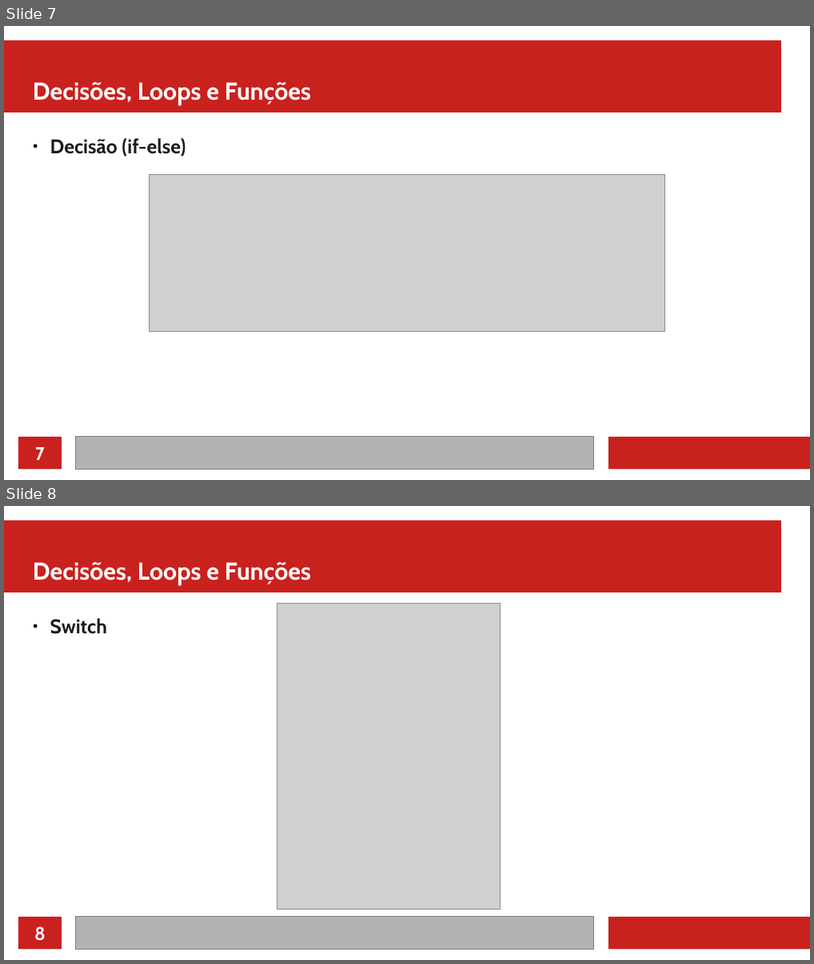
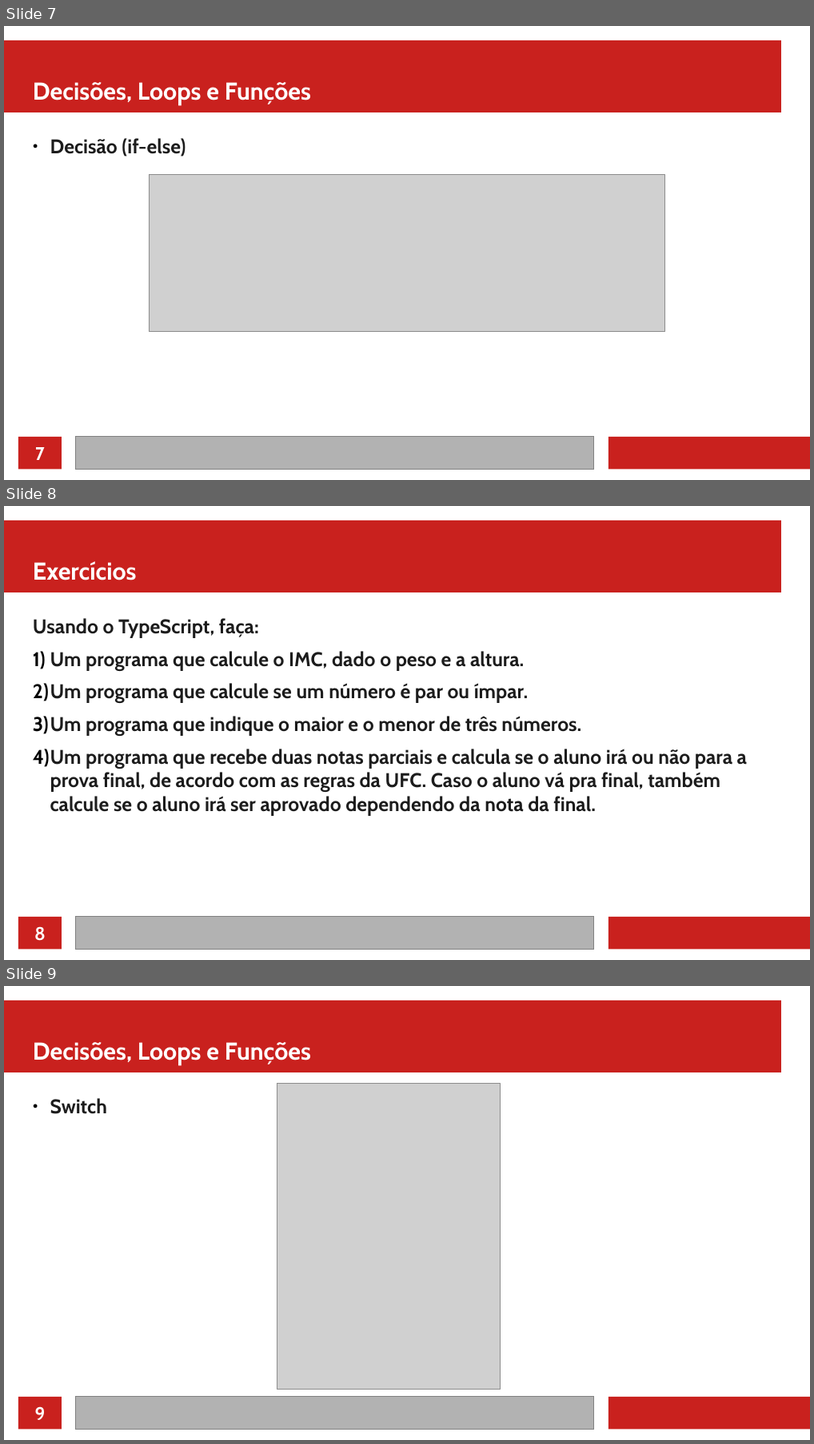
Before and after one commit to jeffersoncarvalho/ufc_2022_1, a slide deck: PD/02 - Ifs Loops e Funções.odp. Shown one above the other, each under a label of ours: slides 7 and 8 before the commit, slides 7, 8 and 9 after it. The pictures are 814x964 and 814x1444 pixels, drawn with LibreOffice and Linux fonts; fonts in the diff are those of the drawing; grey boxes stand for pictures. Boxes give left, top, right and bottom in pixels: in the first picture for what was removed or moved away, otherwise in the second. Text is boxed around its words. In the diff, an @@ line names an element or a change of style, - is before the commit and + after.

```diff
--- a/PD/02 - Ifs Loops e Funções.odp
+++ b/PD/02 - Ifs Loops e Funções.odp
@@ slide 8 added at <box>4,506,810,960</box>, background #FFFFFF; not listed: 4 template elements that a slide beside it also shows @@
@@ title added at <box>33,561,137,580</box>, 24 pt, text #FFFFFF, bold @@
+Exercícios
@@ text added at <box>33,618,747,816</box>, 19.5 pt, text #1C1C1C, bold @@
+Usando o TypeScript, faça:
+1) Um programa que calcule o IMC, dado o peso e a altura.
+2) Um programa que calcule se um número é par ou ímpar.
+3) Um programa que indique o maior e o menor de três números.
+4) Um programa que recebe duas notas parciais e calcula se o aluno irá ou não para a prova final, de acordo com as regras da UFC. Caso o aluno vá pra final, também calcule se o aluno irá ser aprovado dependendo da nota da final.
@@ page number added at <box>34,926,46,940</box>, 18 pt, text #FFFFFF, bold @@
+8
@@ what was slide 8 is now slide 9 @@
@@ page number at <box>35,1406,46,1420</box>: text changed @@
-8
+9
```
Also in this commit, not shown: 4 other slides added, 32 other files.
